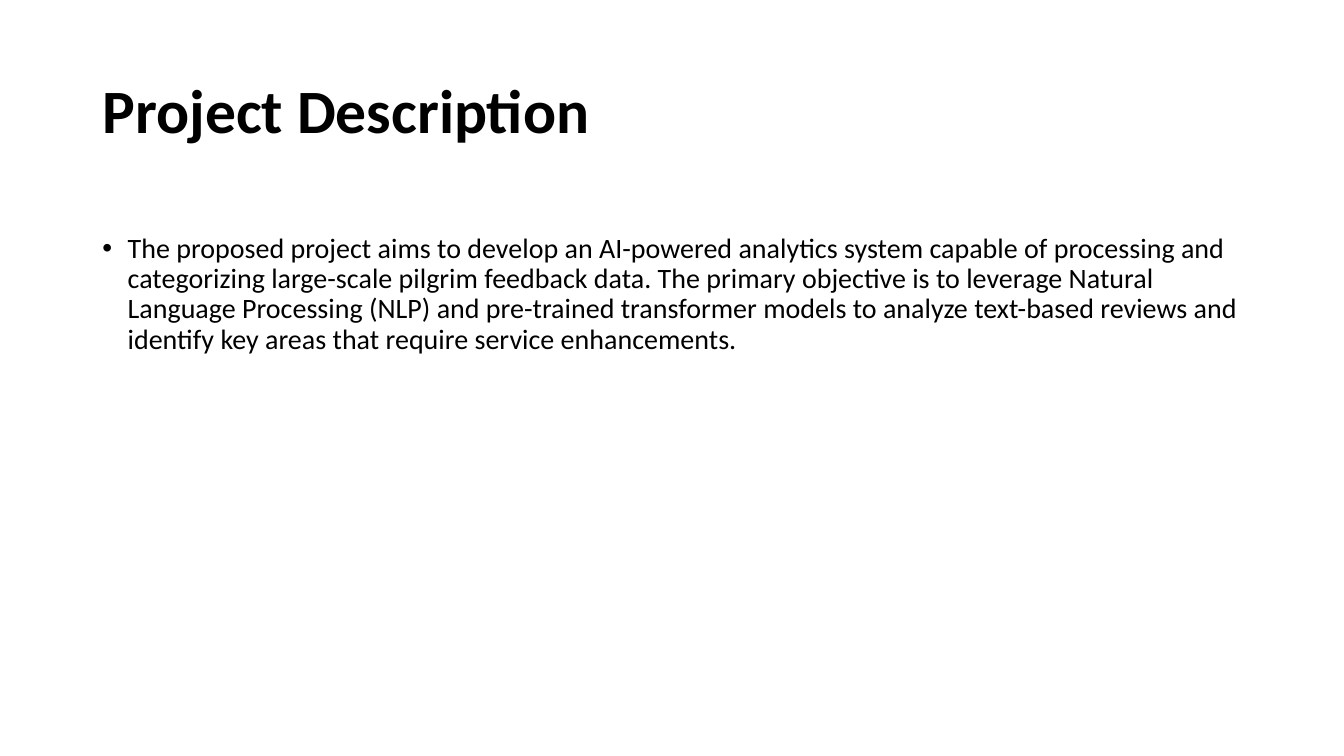
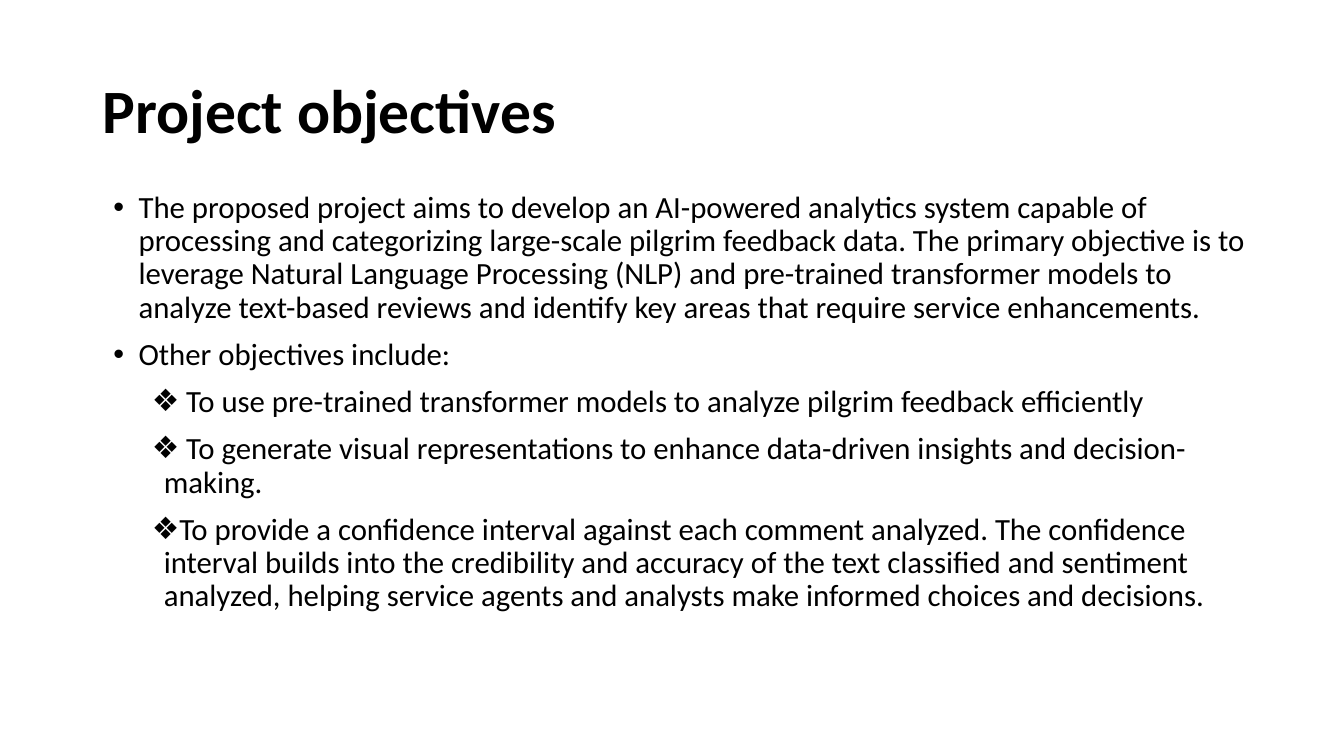
Before and after one commit to AllanDS-coder/pilgrim-sentiment-analysis, a slide deck: slide 4 of AI-Driven Analysis of Pilgrim Experiences Enhancing Hajj and Umrah Services Through Smart Data Insigh.pptx (slide 3 before the commit). Drawn at 1344x756 pixels with LibreOffice and Linux fonts; fonts in the diff are those of the drawing; background and template pictures are left out. Boxes give left, top, right and bottom in pixels: in the first picture for what was removed or moved away, otherwise in the second. Text is boxed around its words. In the diff, an @@ line names an element or a change of style, - is before the commit and + after.

```diff
--- a/AI-Driven Analysis of Pilgrim Experiences Enhancing Hajj and Umrah Services Through Smart Data Insigh.pptx
+++ b/AI-Driven Analysis of Pilgrim Experiences Enhancing Hajj and Umrah Services Through Smart Data Insigh.pptx
@@ title at bbox=[102, 89, 556, 144]: text changed @@
-Project Description
+Project objectives
@@ text "The proposed project aims to ...": place and size @@
-text "The proposed project aims to ..." at bbox=[128, 238, 1237, 354]
+text "The proposed project aims to ..." at bbox=[139, 196, 1244, 612]
@@ text at bbox=[139, 196, 1244, 323]: size 20 to 22 pt in "The proposed project aims to develop an ..." @@
@@ text at bbox=[139, 343, 1204, 612]: paragraphs added @@
+• Other objectives include:
+❖ To use pre-trained transformer models to analyze pilgrim feedback efficiently
+❖ To generate visual representations to enhance data-driven insights and decision-making.
+❖ To provide a confidence interval against each comment analyzed. The confidence interval builds into the credibility and accuracy of the text classified and sentiment analyzed, helping service agents and analysts make informed choices and decisions.
```
Also in this commit, not shown: 11 other slides changed, 38 slides added, 3 slides removed, 1 other file.
